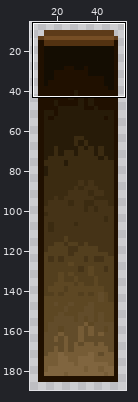
File history of a pixel-art file, Drawing/Map/GhostShipWall.aseprite. The picture above shows the old version from afar; the outline marks the close-up.
Close-up. Before the edit:
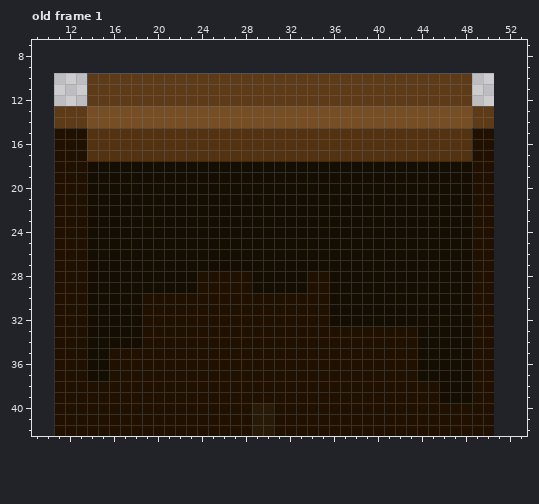
40x176 pixels, 1 frame. Colours within 5 levels of each other are drawn and written as one. Shown: old frame 1: x 9..53, y 7..42. The old version is drawn lined up with the new one, on the new canvas. The wide view leaves out empty margins. The commit also changed other frames or places, which this record leaves out.
The same view after the edit:
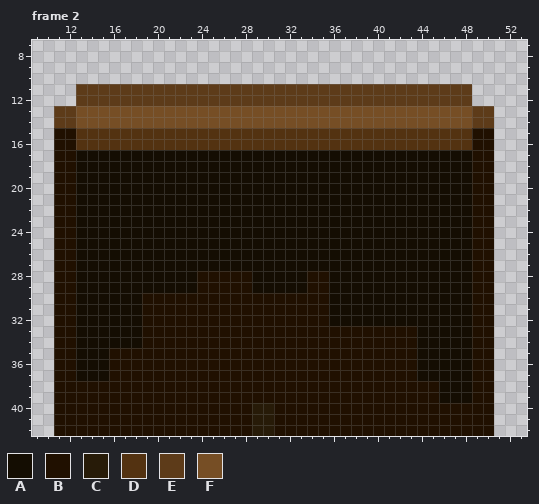
Palette (. is transparent): A #140d02  B #201000  C #271b08  D #533211  E #5d3b19  F #764e25
A new or re-ordered frame is compared with the old frame closest to it.
Difference:
canvas 40x176 -> 153x203, the old top-left corner now at 11,10
frames 1 -> 3
Changed rows in their new state; - is an unchanged pixel.
Frame 2 is new; against old frame 1:
first column x 13:
10 -...................................
11 E-----------------------------------
12 E-----------------------------------
13 F-----------------------------------
14 F-----------------------------------
15 D-----------------------------------
16 D-----------------------------------
17 AAAAAAAAAAAAAAAAAAAAAAAAAAAAAAAAAAAA
18 A-----------------------------------
19 A-----------------------------------
20 A-----------------------------------
21 A-----------------------------------
22 A-----------------------------------
23 A-----------------------------------
24 A-----------------------------------
25 A-----------------------------------
26 A-----------------------------------
27 A-----------------------------------
28 A-----------------------------------
29 A-----------------------------------
30 A-----------------------------------
31 A-----------------------------------
32 A-----------------------------------
33 A-----------------------------------
34 A-----------------------------------
35 A-----------------------------------
36 A-----------------------------------
37 A-----------------------------------
